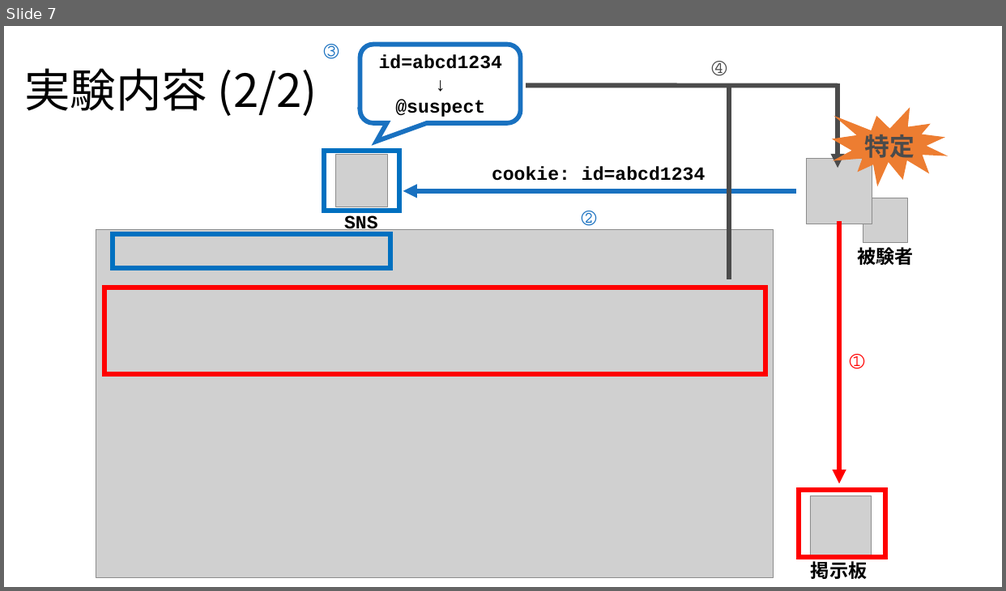
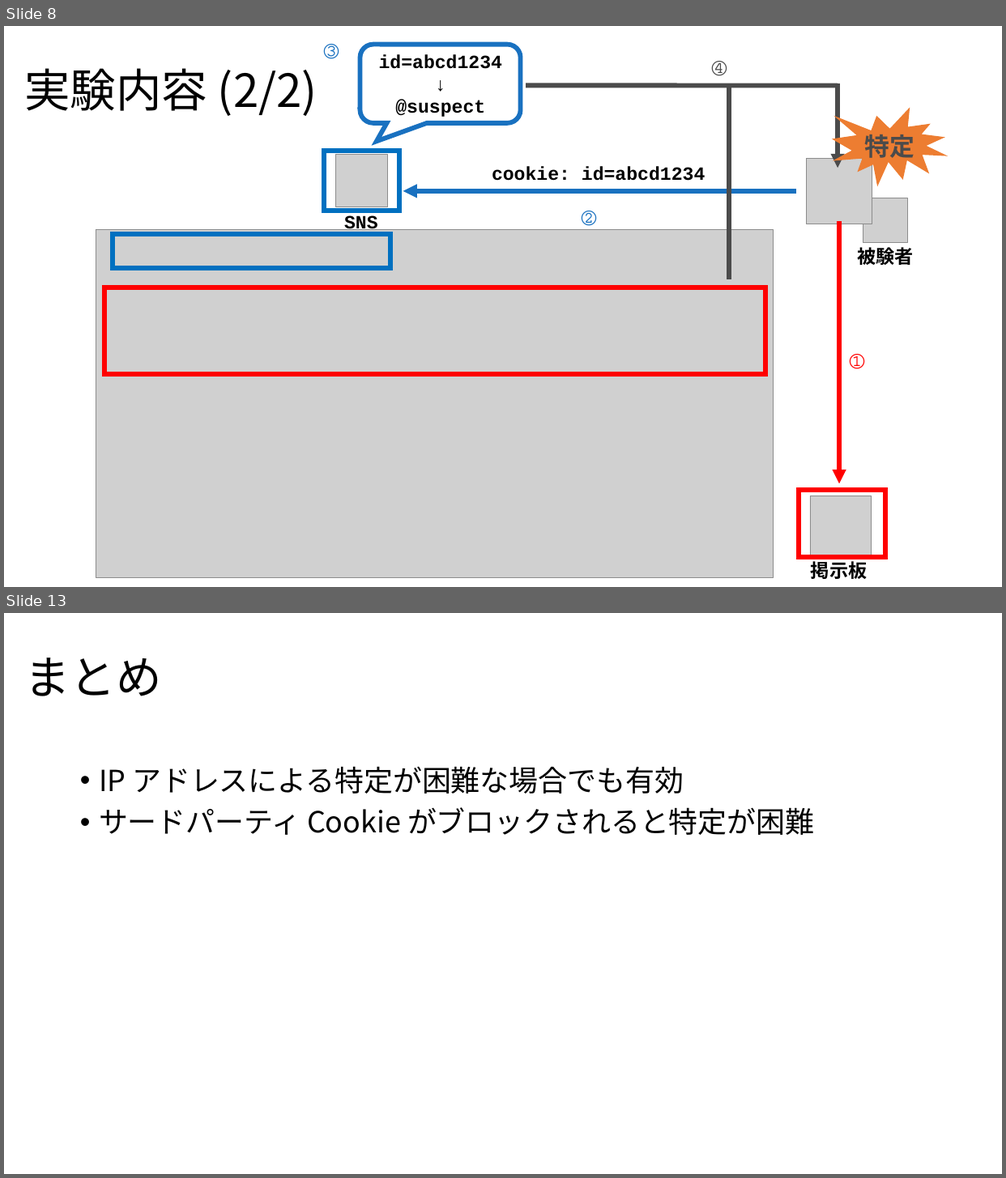
Before and after one commit to noraworld/graduation-thesis, a slide deck: presentation_slides.pptx. Shown one above the other, each under a label of ours: slide 7 before the commit, slides 8 and 13 after it; the slides between them are not shown. The pictures are 1006x591 and 1006x1178 pixels, drawn with LibreOffice and Linux fonts; fonts in the diff are those of the drawing; grey boxes stand for pictures. Boxes give left, top, right and bottom in pixels: in the first picture for what was removed or moved away, otherwise in the second. Text is boxed around its words. In the diff, an @@ line names an element or a change of style, - is before the commit and + after.

```diff
--- a/presentation_slides.pptx
+++ b/presentation_slides.pptx
@@ slide 13 added at [4,613,1002,1174], background #FFFFFF @@
@@ title added at [24,658,161,696], 44 pt, text #000000 @@
+まとめ
@@ text added at [99,766,814,835], 28 pt, text #000000 @@
+• IP アドレスによる特定が困難な場合でも有効
+• サードパーティ Cookie がブロックされると特定が困難
@@ what was slide 7 is now slide 8 @@
```
Also in this commit, not shown: 6 slides changed, 1 other slide added, 1 other file.
